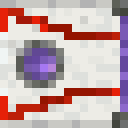
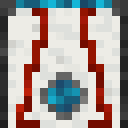
The second w=128, h=128 image is a revision of the first. Changes to its layers:
added group "side" with 14 layers in group "altar" over box(0, 0, 128, 128)
renamed "gems" to "t3_gems", moved it into group "side" over box(16, 24, 104, 120)
renamed "Eingefügte Ebene" to "amethyst_gem", hid it, moved it above "topaz_gem", painted on it over box(24, 48, 80, 112)
renamed "Eingefügte Ebene #1" to "topaz_gem", showed it, painted on it over box(48, 48, 104, 112)
renamed "tuff_bg" to "gem_frame", opacity 100% → 80%, painted on it over box(16, 40, 88, 120)
added layer "onyx_addition_t2" in group "side" over box(0, 16, 128, 128)
renamed "side1" to "amethyst_side", hid it, moved it into group "side", painted on it over box(0, 0, 128, 128)
renamed "side2" to "topaz_side", showed it, moved it into group "side", painted on it over box(0, 0, 128, 128)
renamed "redstone_block.png" to "redstone_off", moved it into group "side", painted on it over box(0, 8, 120, 128)
moved "bg" into group "side", painted on it over box(0, 0, 128, 128)
